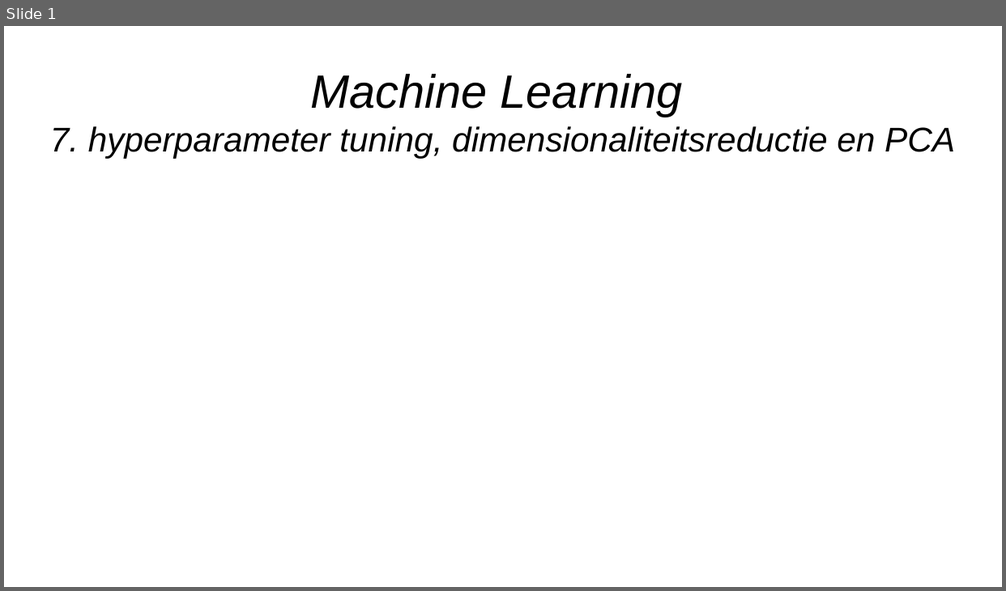
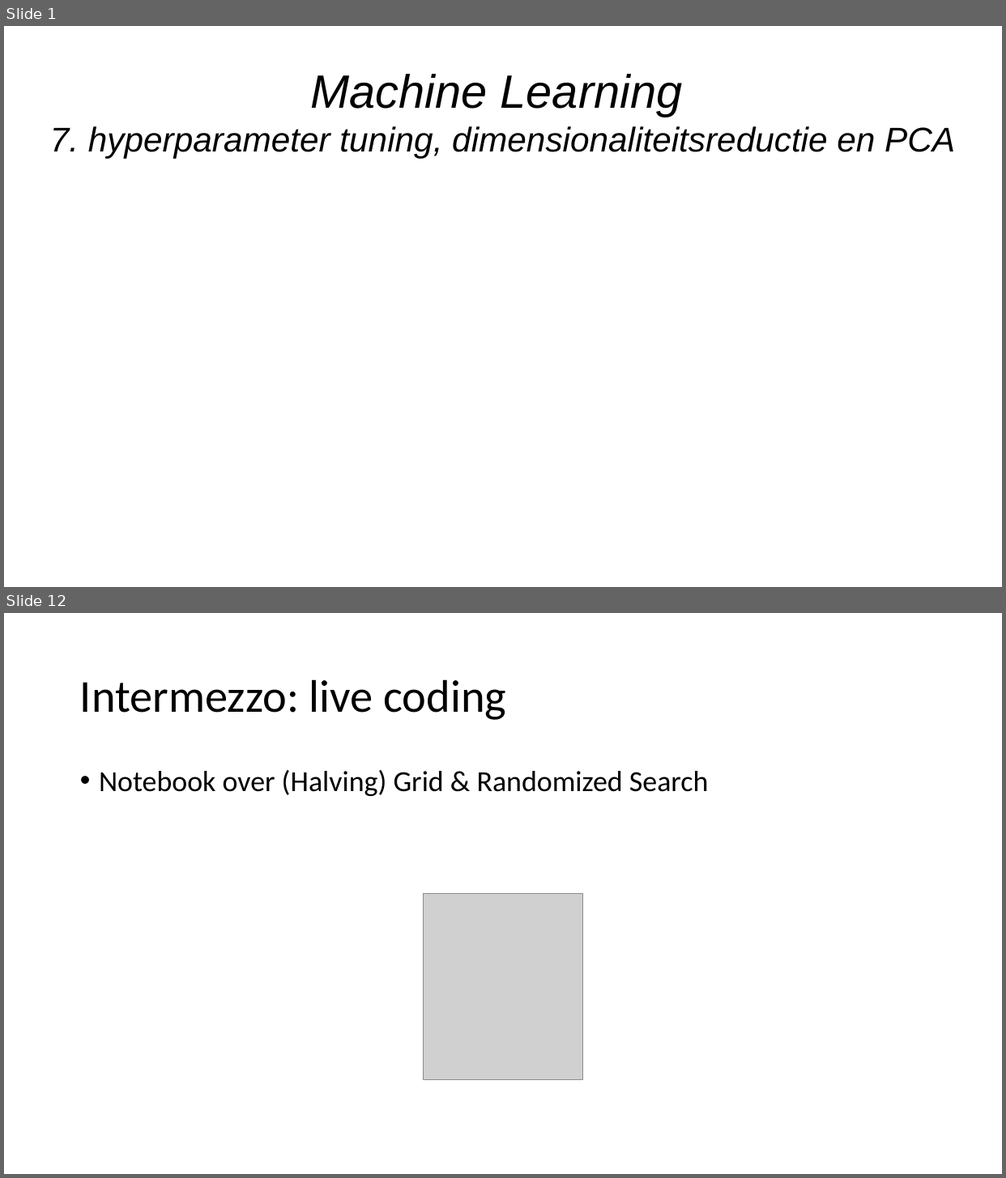
Before and after one commit to hanze-hbo-ict/Machine-Learning, a slide deck: Keynote/7.hyperparam-tuning.pptx. Shown one above the other, each under a label of ours: slide 1 before the commit, slides 1 and 12 after it; the slides between them are not shown. The pictures are 1006x591 and 1006x1178 pixels, drawn with LibreOffice and Linux fonts; fonts in the diff are those of the drawing; grey boxes stand for pictures; background and template pictures are left out. Boxes give left, top, right and bottom in pixels: in the first picture for what was removed or moved away, otherwise in the second. Text is boxed around its words. In the diff, an @@ line names an element or a change of style, - is before the commit and + after.

```diff
--- a/Keynote/7.hyperparam-tuning.pptx
+++ b/Keynote/7.hyperparam-tuning.pptx
@@ slide 12 added at [4, 613, 1002, 1174], background #FFFFFF @@
@@ title added at [80, 679, 507, 720], 44 pt, text #000000 @@
+Intermezzo: live coding
@@ text added at [99, 770, 709, 796], 28 pt, text #000000 @@
+• Notebook over (Halving) Grid & Randomized Search
@@ picture added at [424, 894, 582, 1080] @@
```
Also in this commit, not shown: 5 slides changed, 16 other slides added, 4 slides removed, 6 other files.
